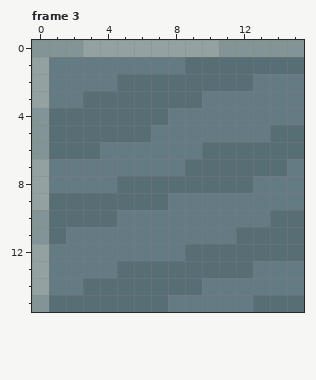
Two versions of one pixel-art file, assets/stones.aseprite. That is the earlier state.
16x16 pixels, 4 frames. Shown: frame 3. The commit also changed other frames, which this record leaves out.
The same view after the edit:
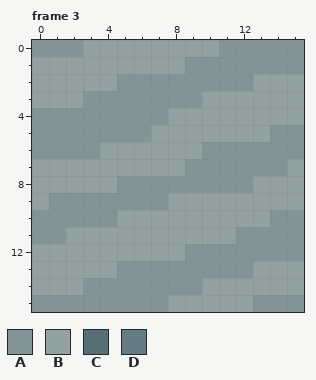
Palette (. is transparent): A #839496  B #93a1a1  C #586e75  D #657b83
The exact change:
Changed rows in their new state; - is an unchanged pixel.
Frame 3:
first column x 1:
 1 BBBBBBBBAAAAAAA
 2 BBBBAAAAAAAABBB
 3 BBAAAAAAABBBBBB
 4 AAAAAAABBBBBBBB
 5 AAAAAABBBBBBBAA
 6 AAABBBBBBAAAAAA
 7 BBBBBBBBAAAAAAB
 8 BBBBAAAAAAAABBB
 9 AAAAAAABBBBBBBB
10 AAAABBBBBBBBBAA
11 ABBBBBBBBBBAAAA
12 BBBBBBBBAAAAAAA
13 BBBBAAAAAAAABBB
14 BBAAAAAAABBBBBB
15 AAAAAAABBBBBAAA
Pixel boxes of the changes (left, top, right, bottom) in both pictures:
changed: (49, 57, 304, 312)
